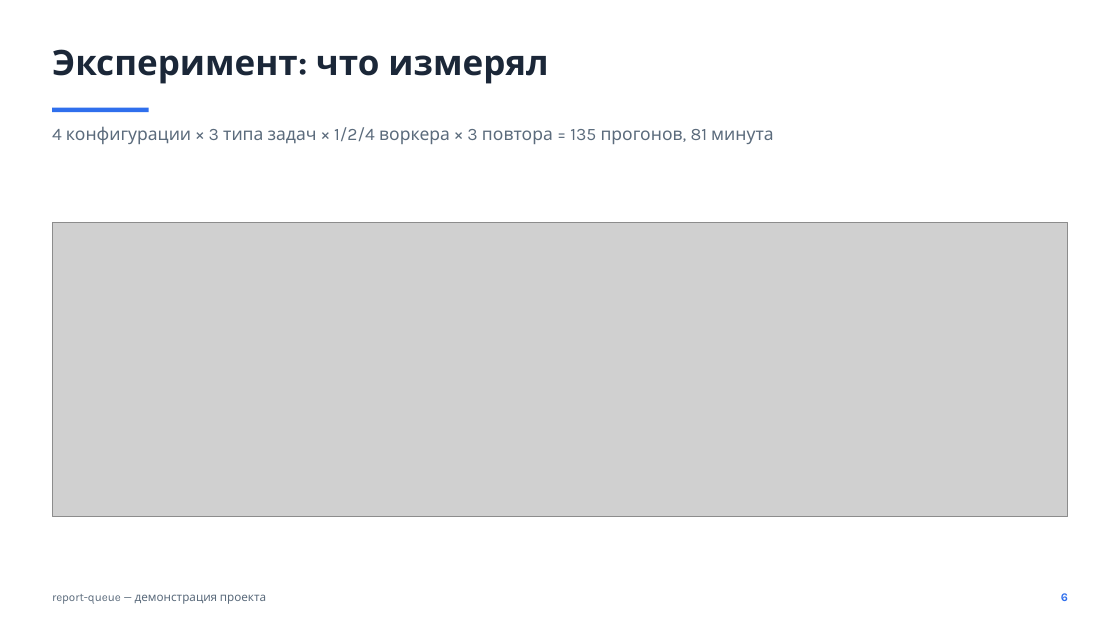
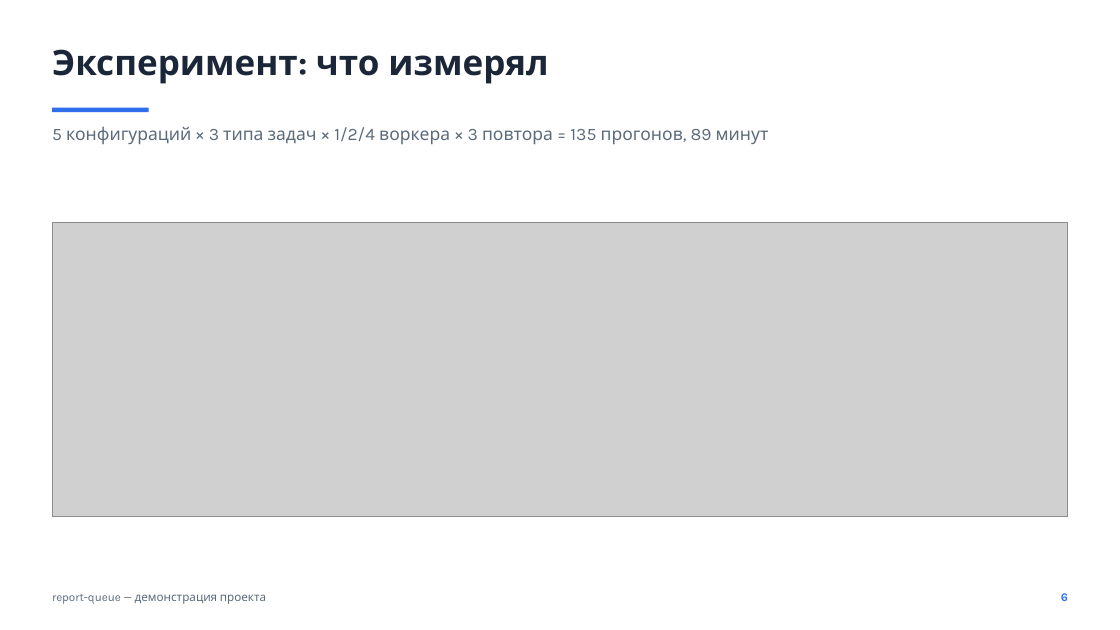
Before and after one commit to kirillkychkin/report-queue, a slide deck: slide 6 of slides/project.pptx. Drawn at 1120x630 pixels with LibreOffice and Linux fonts; fonts in the diff are those of the drawing; grey boxes stand for pictures. Boxes give left, top, right and bottom in pixels: in the first picture for what was removed or moved away, otherwise in the second. Text is boxed around its words. In the diff, an @@ line names an element or a change of style, - is before the commit and + after.

```diff
--- a/slides/project.pptx
+++ b/slides/project.pptx
@@ text at (52,126,769,144): text changed @@
-4 конфигурации × 3 типа задач × 1/2/4 воркера × 3 повтора = 135 прогонов, 81 минута
+5 конфигураций × 3 типа задач × 1/2/4 воркера × 3 повтора = 135 прогонов, 89 минут
```
Also in this commit, not shown: 3 other slides changed, 32 other files.
